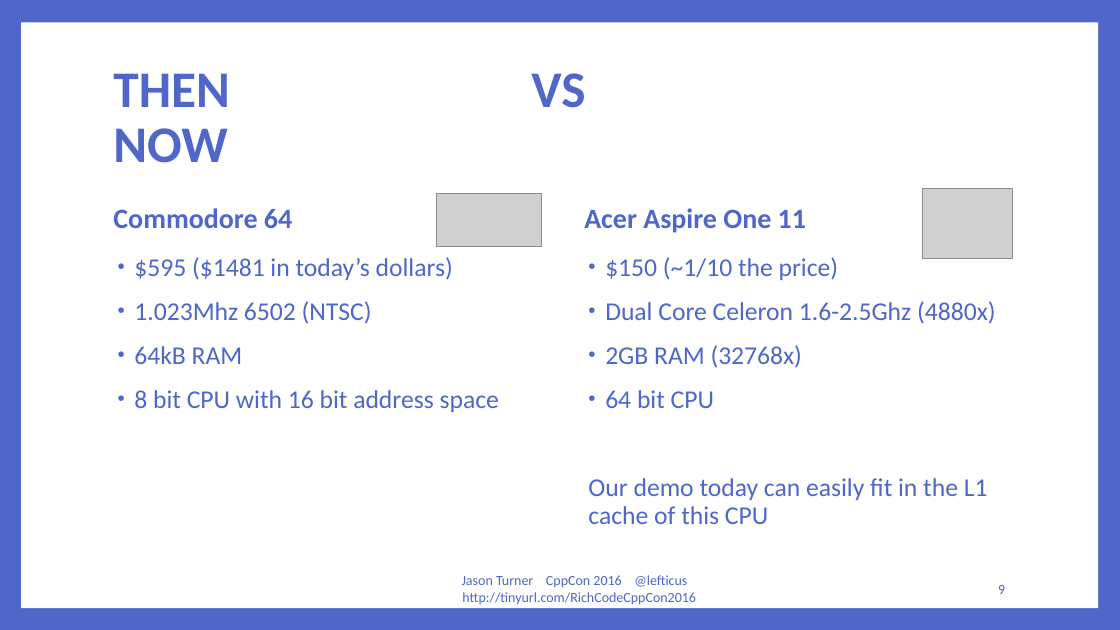
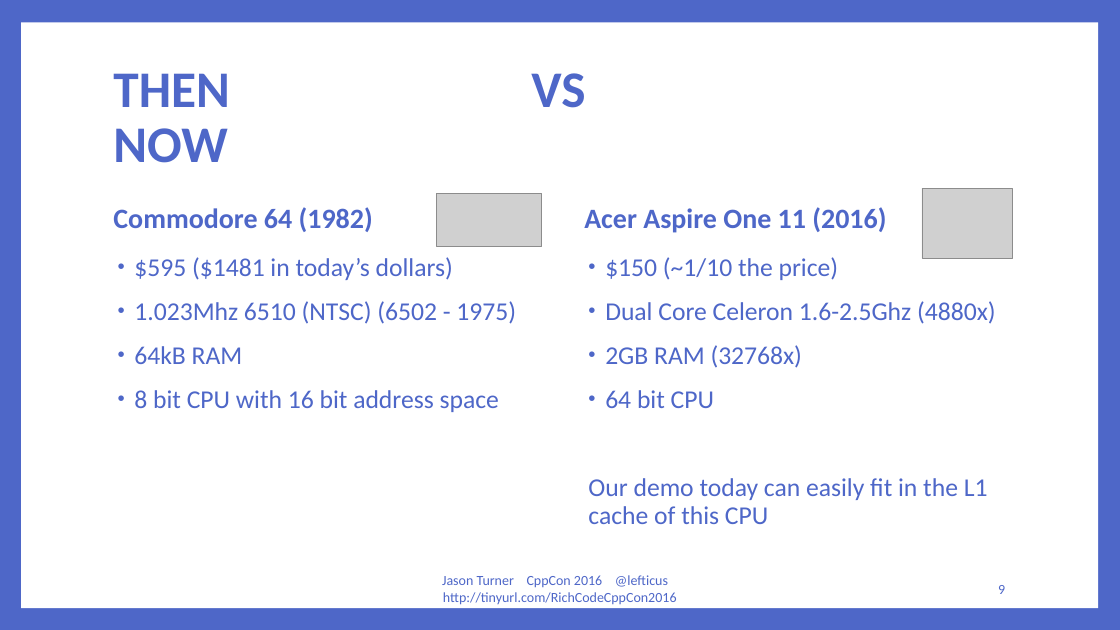
Before and after one commit to lefticus/presentations, a slide deck: slide 9 of RichCodeForTinyMachines/Rich Code For Tiny Computers.pptx. Drawn at 1120x630 pixels with LibreOffice and Linux fonts; fonts in the diff are those of the drawing; grey boxes stand for pictures. Boxes give left, top, right and bottom in pixels: in the first picture for what was removed or moved away, otherwise in the second. Text is boxed around its words. In the diff, an @@ line names an element or a change of style, - is before the commit and + after.

```diff
--- a/RichCodeForTinyMachines/Rich Code For Tiny Computers.pptx
+++ b/RichCodeForTinyMachines/Rich Code For Tiny Computers.pptx
@@ text at [113,207,373,232]: text changed @@
-Commodore 64
+Commodore 64 (1982)
@@ text at [584,207,886,233]: text changed @@
-Acer Aspire One 11
+Acer Aspire One 11 (2016)
@@ text at [134,301,516,324]: text changed @@
-• 1.023Mhz 6502 (NTSC)
+• 1.023Mhz 6510 (NTSC) (6502 - 1975)
@@ text "Jason Turner CppCon 2016 @lefticus ...": place and size @@
-text "Jason Turner CppCon 2016 @lefticus ..." at [462,575,696,605]
+text "Jason Turner CppCon 2016 @lefticus ..." at [442,575,677,605]
```
Also in this commit, not shown: 64 other slides changed, 4 slides added, 4 slides removed.
